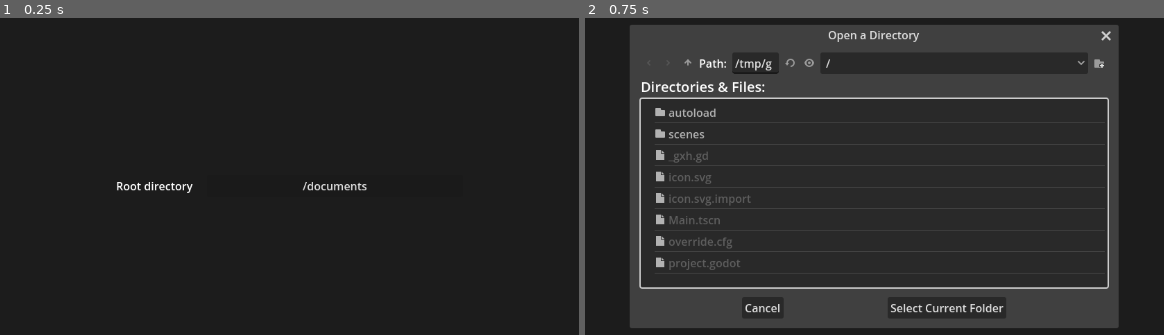
Above: before the commit, frames 1-2 (left to right).
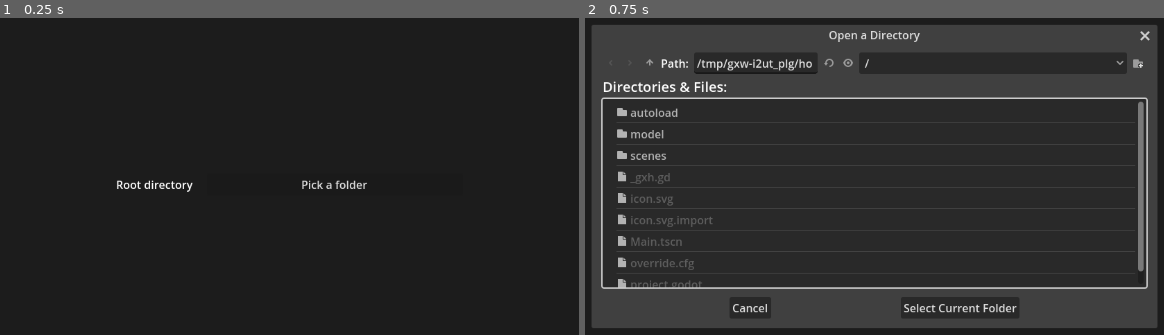
Above: after the commit, the same moments.

Repository: tsraveling/art-roulette
Game: Godot game, scene res://Main.tscn
Two runs of this game, one before a commit and one after it. Both use one fixed random seed, a clock stepped at 60 frames per second and the inputs below.
Inputs:
- Up to frame 1 (0.25 s): no input
- Up to frame 2 (0.75 s): click "/documents" (after the commit: "Pick a folder") at 0.5 s

The runs differ from the first frame. In frame 1, 0.5% of the frame differs, in the area x 20-64%, y 51-56%; in frame 2, 12%, in the area x 1-99%, y 2-98%.

Commit message:
Added root dir persistance

Diff:
--- a/autoload/FileBrowser.gd
+++ b/autoload/FileBrowser.gd
@@ -1,3 +1,55 @@
 extends Node
 
-var root_directory: String = "res://"
+var root_directory: String = "Pick a folder"
+var folders: Array[Folder] = []
+
+func save_root():
+	var config = ConfigFile.new()
+	print(">>> saving ....")
+	config.set_value("root", "root_directory", root_directory)
+	config.save("user://settings.cfg")
+
+func set_new_root(dir):
+	print(">>> set root: %s" % dir)
+	root_directory = dir
+	save_root()
+	load(root_directory)
+
+
+func load(dir):
+
+	# Remove the old folders out of here
+	folders.clear()
+
+	print(">>> loading %s" % dir)
+	# Recurse through the newly selected dir and get paths for each
+	var root_dir = DirAccess.open(root_directory)
+	if root_dir:
+		root_dir.list_dir_begin()
+		var file_name = root_dir.get_next()
+		while file_name != "":
+			if root_dir.current_is_dir():
+				print("Found directory: " + file_name)
+			else:
+				print("Found file: " + file_name)
+			file_name = root_dir.get_next()
+	else:
+		print("Error occurred while trying to access path: %s" % root_dir)
+
+func _ready():
+	var config = ConfigFile.new()
+
+	# Load data from a file.
+	var err = config.load("user://settings.cfg")
+
+	# If the file didn't load, ignore it.
+	if err != OK:
+		print("No config file found, starting fresh.")
+		return
+
+	# Get the root dir
+	var saved_root = config.get_value("root", "root_directory")
+	if saved_root != null:
+		root_directory = saved_root
+		print("Loaded root: %s", saved_root)
+		load(saved_root)
--- /dev/null
+++ b/model/Folder.gd
@@ -0,0 +1,11 @@
+extends Object
+class_name Folder
+
+var path: String
+var display_path: String
+var included: bool = true
+
+func _init(path: String, included: bool = true):
+	self.path = path
+	self.included = included
+	self.display_path = path.replace(FileBrowser.root_directory, "")
--- a/project.godot
+++ b/project.godot
@@ -14,3 +14,7 @@
 run/main_scene="res://Main.tscn"
 config/features=PackedStringArray("4.1", "Forward Plus")
 config/icon="res://icon.svg"
+
+[autoload]
+
+FileBrowser="*res://autoload/FileBrowser.gd"
--- /dev/null
+++ b/scenes/roulette/FolderScroller.gd
@@ -0,0 +1,11 @@
+extends ScrollContainer
+
+
+# Called when the node enters the scene tree for the first time.
+func _ready():
+	pass # Replace with function body.
+
+
+# Called every frame. 'delta' is the elapsed time since the previous frame.
+func _process(delta):
+	pass
--- a/scenes/roulette/RouletteScene.gd
+++ b/scenes/roulette/RouletteScene.gd
@@ -2,10 +2,11 @@
 
 @onready var root_dir_picker := $RootDirectoryPicker
 @onready var root_dir_button := $VBoxContainer/HBoxContainer/RootDirectoryButton
+@onready var folder_scroller := $VBoxContainer/FolderScroller
 
 # Called when the node enters the scene tree for the first time.
 func _ready():
-	pass # Replace with function body.
+	root_dir_button.text = FileBrowser.root_directory
 
 
 # Called every frame. 'delta' is the elapsed time since the previous frame.
@@ -14,8 +15,9 @@
 
 
 func _on_root_directory_button_pressed():
-	root_dir_picker.popup_centered(Vector2(600, 400))
+	root_dir_picker.popup_centered(Vector2(800, 400))
 
 
 func _on_root_directory_picker_dir_selected(dir):
 	root_dir_button.text = dir
+	FileBrowser.set_new_root(dir)
--- a/scenes/roulette/RouletteScene.tscn
+++ b/scenes/roulette/RouletteScene.tscn
@@ -1,6 +1,7 @@
-[gd_scene load_steps=2 format=3 uid="uid://cssae6c3v2twh"]
+[gd_scene load_steps=3 format=3 uid="uid://cssae6c3v2twh"]
 
 [ext_resource type="Script" path="res://scenes/roulette/RouletteScene.gd" id="1_xx47x"]
+[ext_resource type="Script" path="res://scenes/roulette/FolderScroller.gd" id="2_ucxec"]
 
 [node name="RouletteScene" type="Control"]
 layout_mode = 3
@@ -45,6 +46,14 @@
 size_flags_horizontal = 3
 text = "/documents"
 
+[node name="FolderScroller" type="ScrollContainer" parent="VBoxContainer"]
+layout_mode = 2
+size_flags_vertical = 3
+script = ExtResource("2_ucxec")
+
+[node name="VBoxContainer" type="VBoxContainer" parent="VBoxContainer/FolderScroller"]
+layout_mode = 2
+
 [node name="RootDirectoryPicker" type="FileDialog" parent="."]
 title = "Open a Directory"
 ok_button_text = "Select Current Folder"
